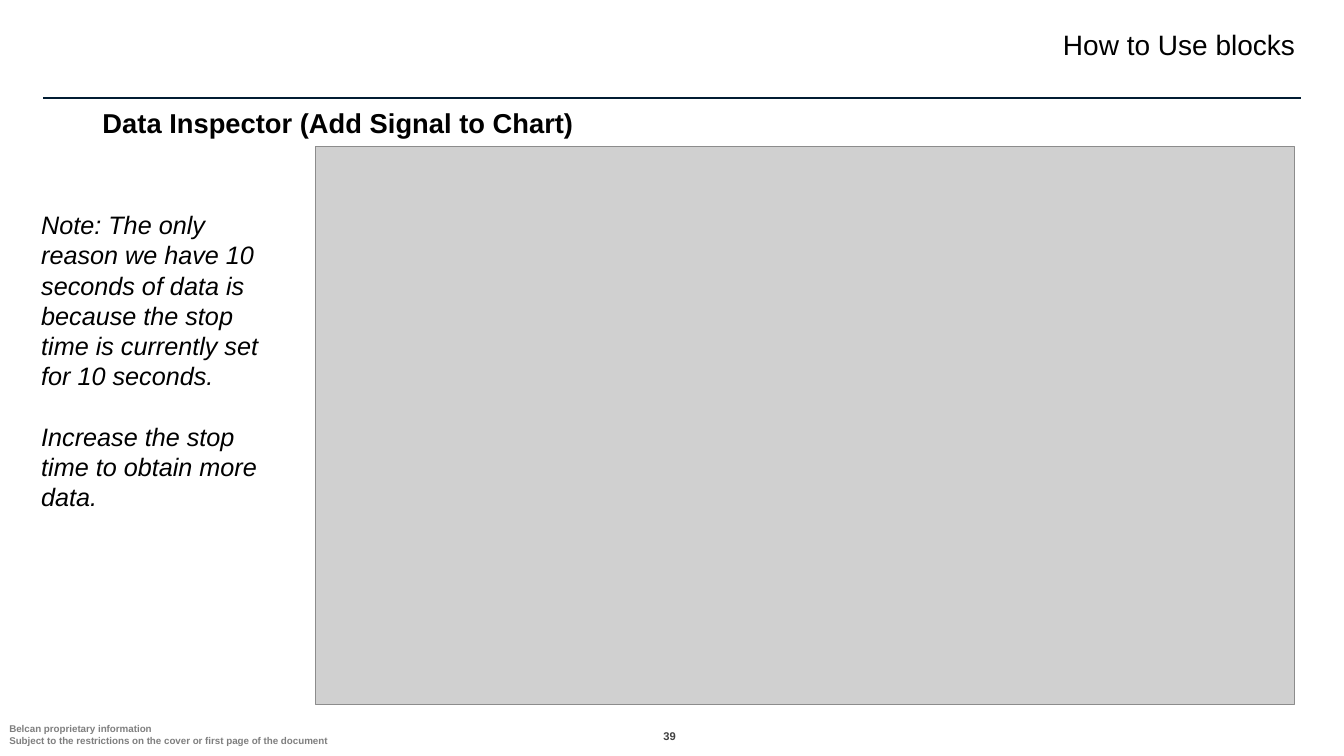
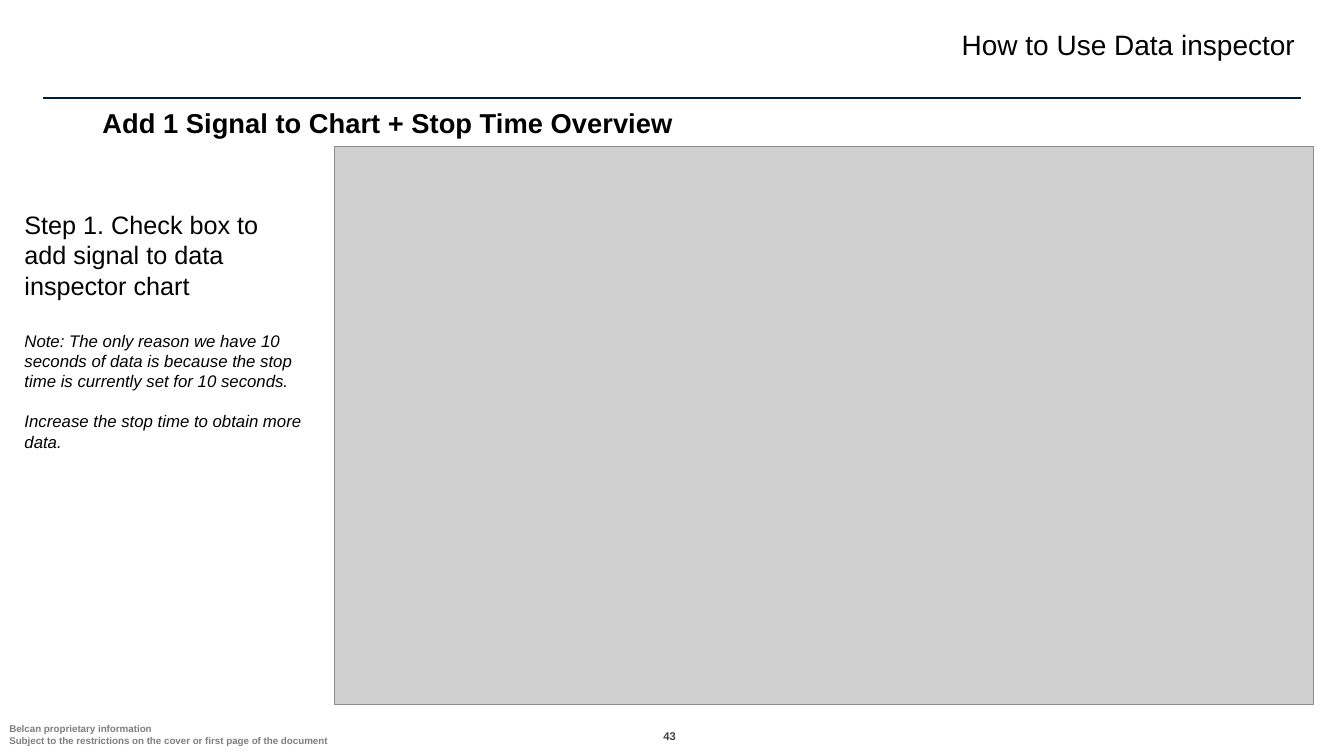
Before and after one commit to ntylerbelcan/aviation-controls-simulink-training-Belcan, a slide deck: slide 43 of ch01/Chapter 1 - Belcan.pptx (slide 39 before the commit). Drawn at 1344x756 pixels with LibreOffice and Linux fonts; fonts in the diff are those of the drawing; grey boxes stand for pictures; background and template pictures are left out. Boxes give left, top, right and bottom in pixels: in the first picture for what was removed or moved away, otherwise in the second. Text is boxed around its words. In the diff, an @@ line names an element or a change of style, - is before the commit and + after.

```diff
--- a/ch01/Chapter 1 - Belcan.pptx
+++ b/ch01/Chapter 1 - Belcan.pptx
@@ text at [962, 34, 1295, 60]: text changed @@
-How to Use blocks
+How to Use Data inspector
@@ text at [102, 113, 673, 137]: text changed @@
-Data Inspector (Add Signal to Chart)
+Add 1 Signal to Chart + Stop Time Overview
@@ picture: place and size @@
-picture at [316, 146, 1295, 705]
+picture at [335, 146, 1314, 705]
@@ text "Step 1. Check box to ...": place and size @@
-text "Step 1. Check box to ..." at [41, 215, 258, 507]
+text "Step 1. Check box to ..." at [24, 215, 301, 448]
@@ text at [24, 215, 258, 300]: paragraph added @@
+Step 1. Check box to add signal to data inspector chart
@@ text at [24, 335, 301, 448]: size 18 to 12 pt in "Note: The only reason we have 10 ...", "Increase the stop time to obtain more ..." @@
@@ page number at [663, 732, 675, 740]: text changed @@
-39
+43
```
Also in this commit, not shown: 22 other slides changed, 16 slides added, 4 other files.
